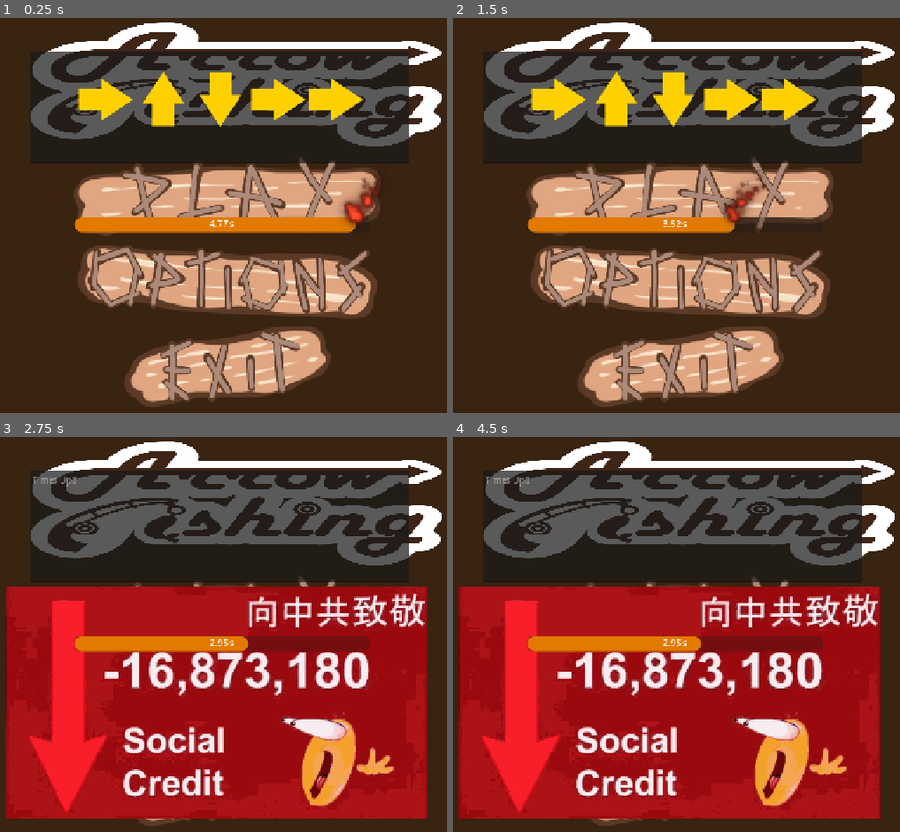
Above: before the commit, frames 1-4 (two rows, left to right).
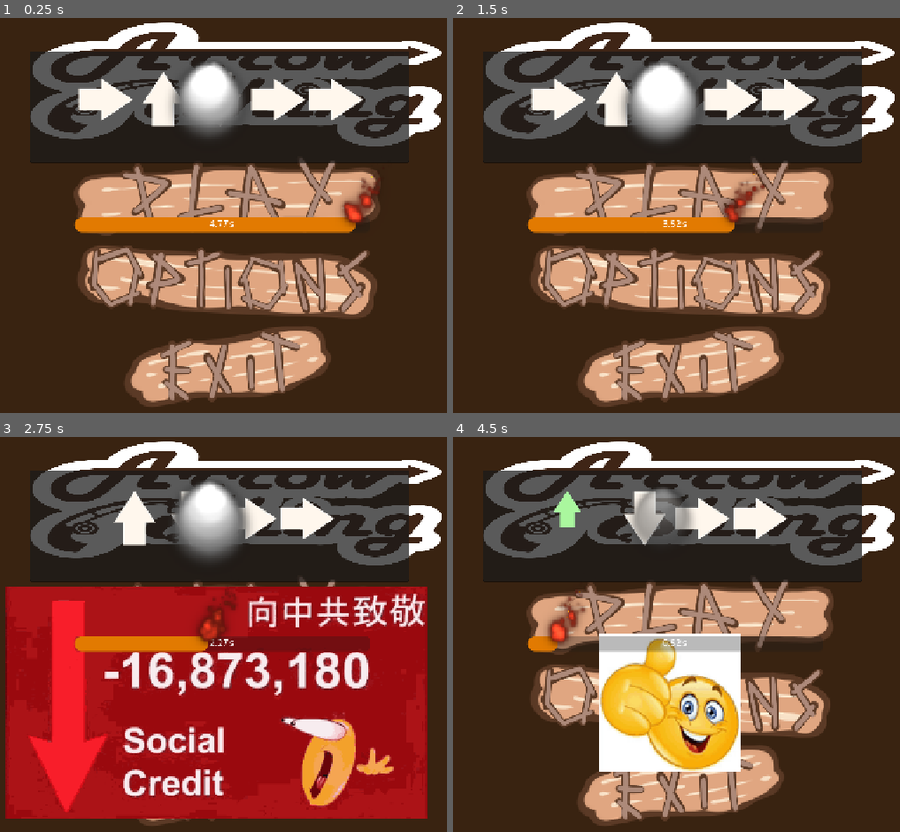
Above: after the commit, the same moments.

Repository: Meoah/Team-Awesome
Game: Godot game, scene res://scenes/ui/pop_ups/fish_minigame/arrows.tscn
Two runs of this game, one before a commit and one after it. Both use one fixed random seed, a clock stepped at 60 frames per second and the inputs below. This scene is started directly instead of the project's main scene.
Inputs (mouse positions are in pixels of both pictures, inside the frame that each line leads up to):
- Up to frame 1 (0.25 s): no input
- Up to frame 2 (1.5 s): click (680, 195) at 0.5 s; click (680, 195) at 1.25 s
- Up to frame 3 (2.75 s): tap Enter at 2 s; move the mouse to (375, 614) at 2.02 s; hold Right (right) from 2.03 s (still down); hold Space (action) from 2.03 s (still down)
- Up to frame 4 (4.5 s): move the mouse to (528, 654) at 2.77 s; release Right (right) at 2.78 s; release Space (action) at 2.78 s; hold Down (down) 2.78-3.53 s; tap Space (action) at 2.85, 3.8, 4.35 s; move the mouse to (743, 547) at 3.52 s; press the mouse at (743, 547) at 3.53 s; hold Right (right) 3.53-4.28 s; move the mouse to (636, 717) at 4.27 s; release the mouse at (636, 717) at 4.28 s; hold Up (up) from 4.28 s (still down)

The runs differ from the first frame. In frame 1, 4.8% of the frame differs, in the area x 17-84%, y 10-52%; in frame 2, 5.1%; in frame 3, 5.0%; in frame 4, 58%, in the area x 1-96%, y 10-97%.

Commit message:
Importet Audio and Adjusted Variants
Imported audio and applied to certain scenes. Applied BGM to daytime_main and arrows minigame. Also iterated on the Obscured Variant

Diff:
--- a/scenes/game/daytime_main.tscn
+++ b/scenes/game/daytime_main.tscn
@@ -9,7 +9,8 @@
 [ext_resource type="PackedScene" uid="uid://himmnj7djqgt" path="res://scenes/ui/inventory_ui.tscn" id="9_ovom5"]
 [ext_resource type="LabelSettings" uid="uid://bxd0b237pgfrp" path="res://daytime_main.tres" id="10_3kam8"]
 [ext_resource type="Texture2D" uid="uid://q3uv13ote634" path="res://assets/textures/vfx/FISH/Fish 02.png" id="10_nw8sa"]
-[ext_resource type="PackedScene" uid="uid://buum3xnaqnv5x" path="res://scenes/game/game_over.tscn" id="10_qc6n8"]
+[ext_resource type="PackedScene" path="res://scenes/game/game_over.tscn" id="10_qc6n8"]
+[ext_resource type="AudioStream" uid="uid://e1cxs7j2ew6u" path="res://assets/audio/bgm/dump/waiting_for_bite.wav" id="11_nw8sa"]
 
 [sub_resource type="Animation" id="Animation_qc6n8"]
 resource_name = "FISH!"
@@ -243,6 +244,10 @@
 focus_mode = 0
 text = "debug"
 
+[node name="BGM" type="AudioStreamPlayer" parent="."]
+stream = ExtResource("11_nw8sa")
+autoplay = true
+
 [connection signal="animation_finished" from="FISH" to="." method="_on_fish_animation_finished"]
 [connection signal="body_entered" from="Water" to="." method="_on_water_body_entered"]
 [connection signal="pressed" from="HUD/Button" to="." method="_on_button_pressed"]
--- a/scenes/game/main_menu.tscn
+++ b/scenes/game/main_menu.tscn
@@ -116,7 +116,6 @@
 
 [node name="AudioStreamPlayer" type="AudioStreamPlayer" parent="."]
 stream = ExtResource("7_4oldi")
-volume_db = -18.0
 autoplay = true
 
 [node name="Settings" type="Panel" parent="."]
--- a/scenes/ui/pop_ups/fish_minigame/arrows.tscn
+++ b/scenes/ui/pop_ups/fish_minigame/arrows.tscn
@@ -14,7 +14,6 @@
 [ext_resource type="AudioStream" uid="uid://c2qsxm7f6l4bf" path="res://assets/audio/sfx/arrows_sfx/Weapon Bullet Shell 7MM Dropping On Cement 04.wav" id="14_qp0nd"]
 [ext_resource type="Script" uid="uid://c2w7qb8xpm6jn" path="res://scripts/ui/fish_minigame/arrow_sprite.gd" id="16_mx6gi"]
 [ext_resource type="AudioStream" uid="uid://cw4v1vxvdvah7" path="res://assets/audio/sfx/arrows_sfx/timer/FuseLit.wav" id="17_02m58"]
-[ext_resource type="Texture2D" uid="uid://b608g2qbl8yxd" path="res://assets/textures/ui/Arrows/effects/smoke.png" id="17_8ksox"]
 [ext_resource type="AudioStream" uid="uid://c14h2hmeo5ygn" path="res://assets/audio/sfx/arrows_sfx/StarterWhistle.wav" id="17_47pa4"]
 [ext_resource type="Script" uid="uid://bfh11uixb171m" path="res://scripts/ui/pop_ups/smoke.gd" id="18_63o2f"]
 [ext_resource type="AudioStream" uid="uid://derys0a2u4qbx" path="res://assets/audio/sfx/arrows_sfx/timer/FuseBurndown.wav" id="18_pp4l4"]
@@ -22,6 +21,7 @@
 [ext_resource type="Script" uid="uid://tntbbnkgxdlp" path="res://scripts/ui/pop_ups/texture_rect.gd" id="19_dleu3"]
 [ext_resource type="AudioStream" uid="uid://bgu7ybmy0tneo" path="res://assets/audio/sfx/arrows_sfx/Gold_Fail.wav" id="21_47pa4"]
 [ext_resource type="AudioStream" uid="uid://b6vkq77wj16dl" path="res://assets/audio/sfx/arrows_sfx/FishCaught.wav" id="22_np22p"]
+[ext_resource type="AudioStream" uid="uid://c3k0do5ko4b4x" path="res://assets/audio/bgm/dump/pressing_arrows.wav" id="23_jhi3u"]
 
 [sub_resource type="StyleBoxFlat" id="StyleBoxFlat_pp4l4"]
 bg_color = Color(0.8635442, 0.49697268, 3.85046e-07, 1)
@@ -67,6 +67,36 @@
 
 [sub_resource type="CanvasTexture" id="CanvasTexture_np22p"]
 
+[sub_resource type="ShaderMaterial" id="ShaderMaterial_np22p"]
+shader = ExtResource("9_pp4l4")
+shader_parameter/speed = 0.10000000149012
+shader_parameter/pixelSize = 0.015
+shader_parameter/alpha = 1.0
+shader_parameter/flickerStrength = 0.1050000049875
+shader_parameter/toColor = Color(0, 0, 0, 1)
+shader_parameter/fromColor = Color(0.011764706, 0, 0, 1)
+shader_parameter/hueShift = 0.0
+shader_parameter/saturationFactor = 0.0
+shader_parameter/particleCount = 16.0
+shader_parameter/brightness = 0.00110000004497
+shader_parameter/fireShift = 0.0
+shader_parameter/fireShiftFrequency = 1.0
+shader_parameter/size = Vector2(0.05, 0.75)
+shader_parameter/glow = Vector2(0.001, 0.04)
+shader_parameter/sparkCount = 1.0
+shader_parameter/sparkSize = 0.00050000002375
+shader_parameter/sparkSpeed = 0.10000000149012
+shader_parameter/sparkColor = Color(1, 0.7, 0, 1)
+shader_parameter/smokeCount = 50.0
+shader_parameter/smokeSize = 0.012000000569999999
+shader_parameter/smokeDrift = 0.5
+shader_parameter/smokeColor = Color(0.05, 0.05, 0.05, 1)
+shader_parameter/windForce = 0.0
+shader_parameter/aspectRatio = 1.0
+shader_parameter/posOffset = Vector2(0, -0.81)
+
+[sub_resource type="CanvasTexture" id="CanvasTexture_jhi3u"]
+
 [sub_resource type="AudioStreamRandomizer" id="AudioStreamRandomizer_qp0nd"]
 random_volume_offset_db = 6.0
 streams_count = 1
@@ -100,7 +130,7 @@
 progress_bar = NodePath("ProgressBar")
 success = ExtResource("8_20txf")
 failure = ExtResource("9_rvcsd")
-variants = Array[String](["Obscured", "Evil", "Gold", "None"])
+variants = Array[String](["Obscured"])
 arrow_direction = Dictionary[String, Texture2D]({
 "Down": ExtResource("12_mx6gi"),
 "Left": ExtResource("10_qdfjh"),
@@ -169,9 +199,10 @@
 visibility_layer = 512
 z_index = 2
 z_as_relative = false
-position = Vector2(134, -102)
-scale = Vector2(0.44252267, 0.44252267)
-texture = ExtResource("17_8ksox")
+material = SubResource("ShaderMaterial_np22p")
+position = Vector2(-4, -39)
+scale = Vector2(250, 250)
+texture = SubResource("CanvasTexture_jhi3u")
 script = ExtResource("18_63o2f")
 
 [node name="Control" type="Control" parent="."]
@@ -229,4 +260,7 @@
 stream = ExtResource("22_np22p")
 volume_db = 3.0
 
+[node name="BGM" type="AudioStreamPlayer" parent="."]
+stream = ExtResource("23_jhi3u")
+
 [connection signal="timeout" from="Timer" to="." method="_on_timer_timeout"]
--- /dev/null
+++ b/scenes/ui/pop_ups/fish_minigame/smoke.gdshader
@@ -0,0 +1,14 @@
+shader_type canvas_item;
+
+void vertex() {
+	// Called for every vertex the material is visible on.
+}
+
+void fragment() {
+	// Called for every pixel the material is visible on.
+}
+
+//void light() {
+//	// Called for every pixel for every light affecting the CanvasItem.
+//	// Uncomment to replace the default light processing function with this one.
+//}
--- a/scripts/ui/fish_minigame/arrows.gd
+++ b/scripts/ui/fish_minigame/arrows.gd
@@ -70,6 +70,7 @@
 		print(random_index)
 	elif  chosen_variant == "Obscured":
 		varied_obscured = true
+		dissipation = 1
 
 
 #Evil Variant script. Work in Progress
@@ -95,6 +96,8 @@
 	input_array = correct_inputs
 	display_text = correct_inputs.duplicate(true)
 	timer_seqeunce()
+	await timer_seqeunce()
+	$BGM.play()
 	progress_bar.max_value = time
 	input_index = 0
 	spawn_arrows()
@@ -196,8 +199,10 @@
 	set_process_input(false)
 	await get_tree().create_timer(0.3).timeout
 	set_process_input(true)
-
-
+	if varied_obscured:
+		$Smoke.material.set_shader_parameter("alpha", dissipation)
+		dissipation -= 0.25
+var dissipation : float = 1
 
 #Countdowns the progress bar
 func _process(_delta):
@@ -282,5 +287,5 @@
 		evil.evilize()
 	elif varied_obscured:
 		random_index = randi_range(0, input_array.size()-1)
-		$Smoke.global_position = sprite_array[random_index].global_position
 		print(random_index)
+		$Smoke.position = sprite_array[random_index].global_position
--- a/scripts/ui/pop_ups/texture_rect.gd
+++ b/scripts/ui/pop_ups/texture_rect.gd
@@ -30,5 +30,7 @@
 	tween.parallel().tween_property(self, "visible", false,0.1)
 
 
+
+
 func evilize(): #Turns arrow red for Evil Variant. Work in Progress
 	modulate = Color(1.0, 0.0, 0.0, 1.0)
Not shown, added: assets/audio/bgm/dump/boss_fight.wav.import
Not shown, added: assets/audio/bgm/dump/hell_yeah_arrow_fishing.wav.import
Not shown, added: assets/audio/bgm/dump/look_at_this_phish.wav.import
Not shown, added: assets/audio/bgm/dump/pick_a_card.wav.import
Not shown, added: assets/audio/bgm/dump/pressing_arrows.wav.import
Not shown, added: assets/audio/bgm/dump/shoppins.wav.import
Not shown, added: assets/audio/bgm/dump/sleep_with_the_fishes.wav.import
Not shown, added: assets/audio/bgm/dump/the_frog_is_talking.wav.import
Not shown, added: assets/audio/bgm/dump/waiting_for_bite.wav.import
Not shown, added: assets/audio/bgm/dump/waiting_for_night.wav.import
Not shown: 1 places in scenes/game/daytime_main.tscn that only renumber resources
Not shown: 1 places in scenes/ui/pop_ups/fish_minigame/arrows.tscn that only renumber resources
(and 11 more such lines)
